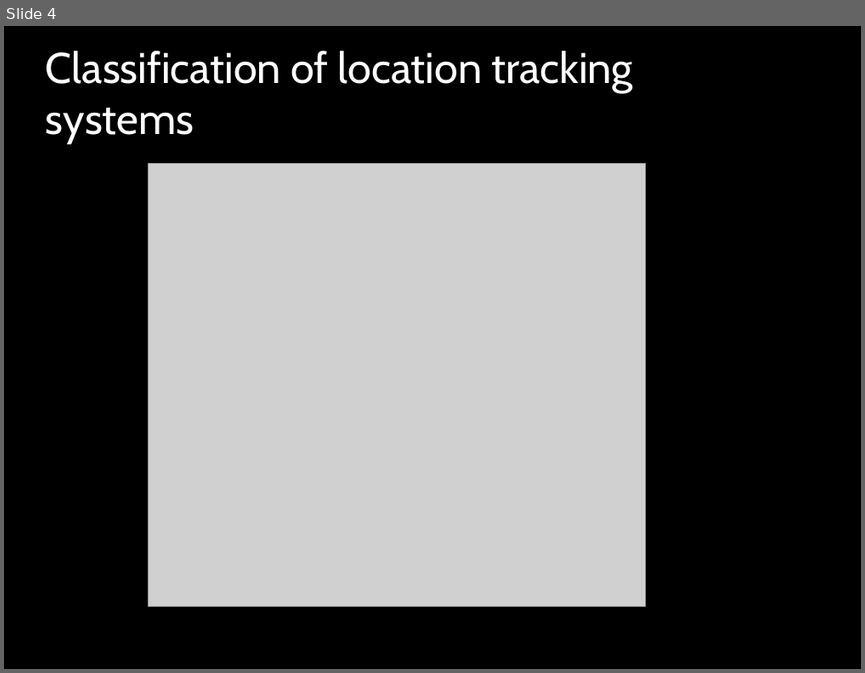
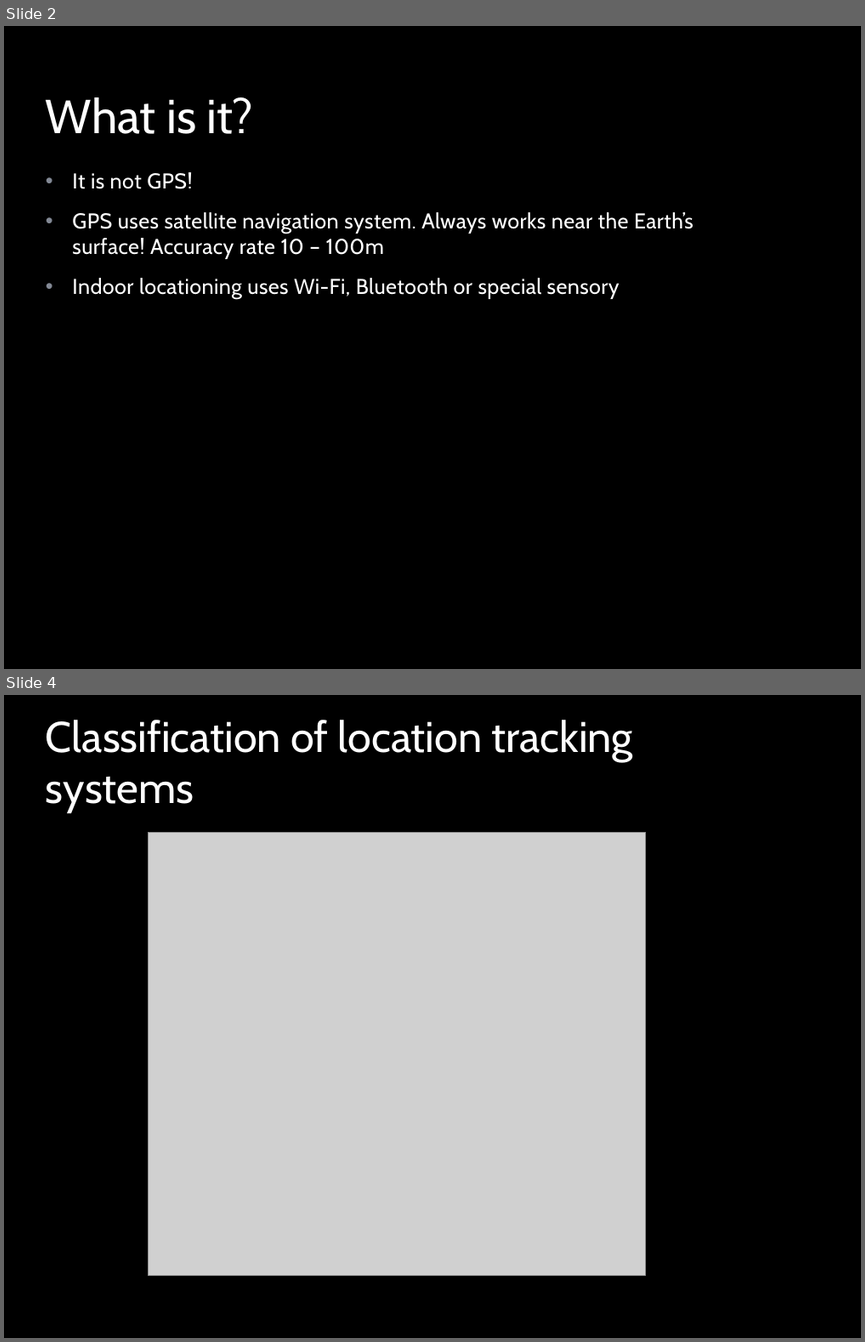
Before and after one commit to muadibbm/WifiIP, a slide deck: ppt/Indoor Locationing.pptx. Shown one above the other, each under a label of ours: slide 4 before the commit, slides 2 and 4 after it; the slides between them are not shown. The pictures are 865x673 and 865x1342 pixels, drawn with LibreOffice and Linux fonts; fonts in the diff are those of the drawing; grey boxes stand for pictures; background and template pictures are left out. Boxes give left, top, right and bottom in pixels: in the first picture for what was removed or moved away, otherwise in the second. Text is boxed around its words. In the diff, an @@ line names an element or a change of style, - is before the commit and + after.

```diff
--- a/ppt/Indoor Locationing.pptx
+++ b/ppt/Indoor Locationing.pptx
@@ slide 2 added at [4,26,861,669], background picture (left out); not listed: 1 template element that a slide beside it also shows @@
@@ title added at [46,97,253,134], 40 pt, text #FFFFFF @@
+What is it?
@@ text added at [72,172,693,299], 18 pt, text #FFFFFF @@
+• It is not GPS!
+• GPS uses satellite navigation system. Always works near the Earth’s surface! Accuracy rate 10 – 100m
+• Indoor locationing uses Wi-Fi, Bluetooth or special sensory
```
Also in this commit, not shown: 2 slides changed, 1 other slide added, 3 slides removed, 2 other files.
